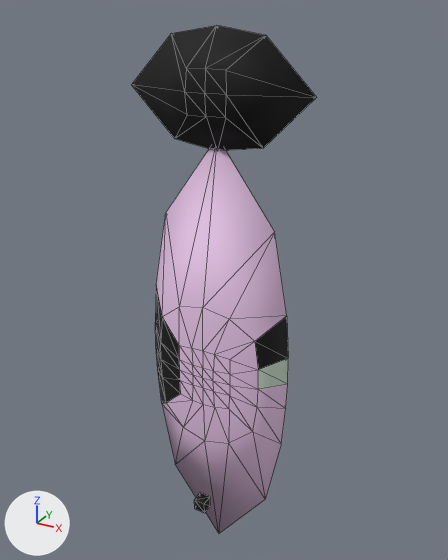
What one commit did to the glTF model game/art3d/chars/hush/carry_kipper.glb.
Before and after are seen from a 50 mm lens placed at (0.105, -0.2062, 0.1903), pointed at (-0.0006, -0.0142, 0.0942). The axes (+X, +Y, +Z) are drawn at lower left. The lights are the same throughout. The older version comes first. Mesh edges are drawn as thin lines. Vertices at exactly the same position are counted once.

In view in the first picture: 'carry_kipper'.
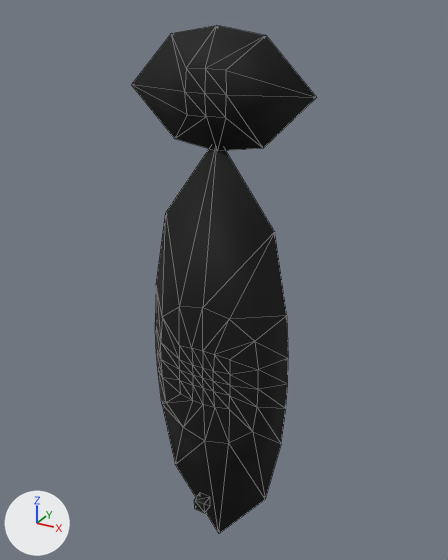
Location of each change, [x1, y1, x2, y2] in pixels of the pictures (448 x 560 px):
part 1 of me_carry_kipper, recoloured (pale pink to black): [156, 148, 288, 533] in both

What the commit changed:
me_carry_kipper has 132 vertices, 252 faces and spans x -0.035..0.035, y -0.036..-0.008, z -0.03..0.185.
me_carry_kipper is used by ob_carry_kipper; location (0.0, 0.0, 0.0).
me_carry_kipper part 1: 126 faces centred in x -0.024..0.027, y -0.032..-0.008, z 0.0..0.12 are repainted in the vertex colours; the middle colour goes from pale pink #e9c6e9 to black #000000.
